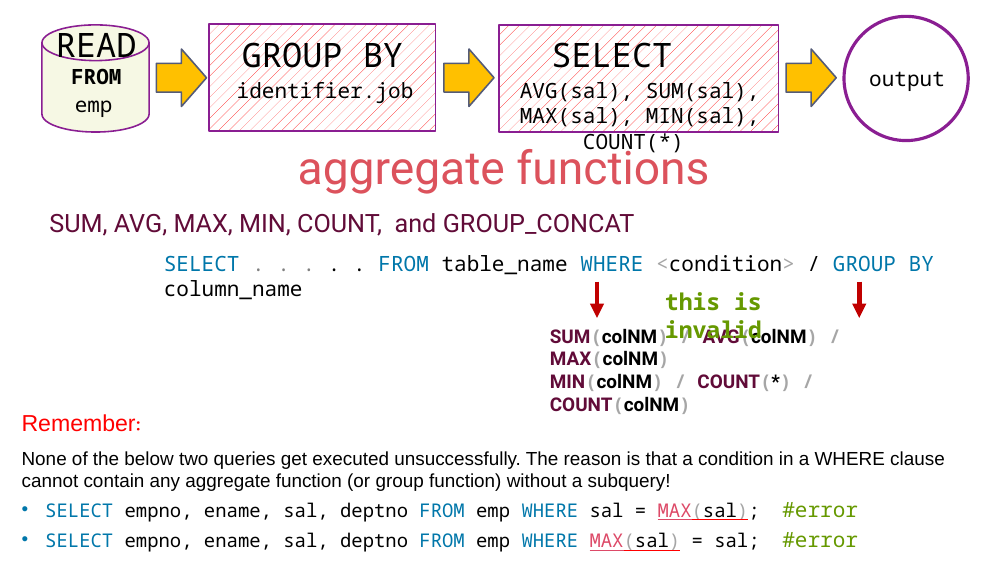
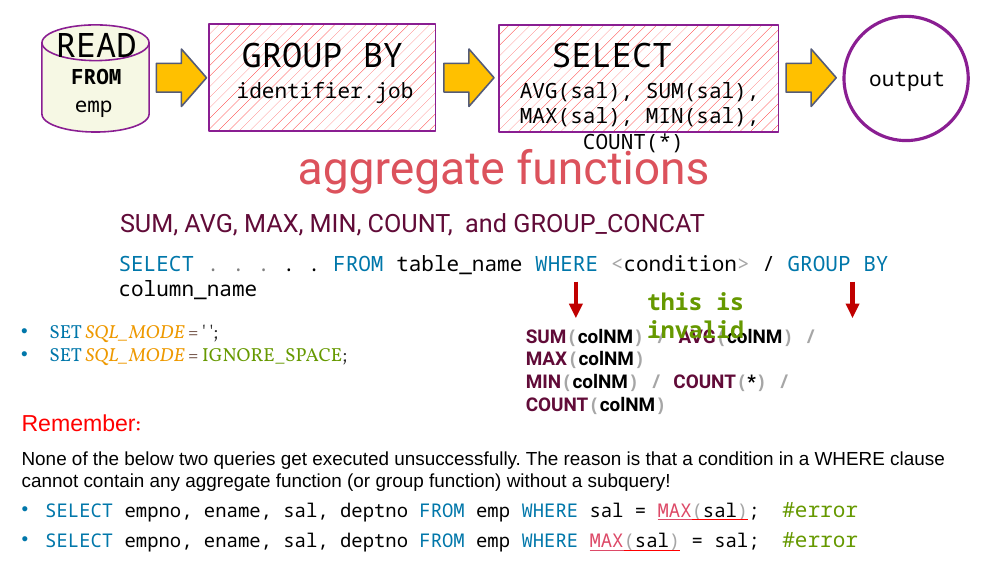
Before and after one commit to shubhamlokhande2147/CDAC-Buddy, a slide deck: slide 158 of DBT/IET MySQL PPT Ver9.pptx. Drawn at 1008x567 pixels with LibreOffice and Linux fonts; fonts in the diff are those of the drawing. Boxes give left, top, right and bottom in pixels: in the first picture for what was removed or moved away, otherwise in the second. Text is boxed around its words. In the diff, an @@ line names an element or a change of style, - is before the commit and + after.

```diff
--- a/DBT/IET MySQL PPT Ver9.pptx
+++ b/DBT/IET MySQL PPT Ver9.pptx
@@ text "SUM, AVG, MAX, MIN, COUNT, ...": place and size @@
-text "SUM, AVG, MAX, MIN, COUNT, ..." at bbox=[49, 213, 635, 236]
+text "SUM, AVG, MAX, MIN, COUNT, ..." at bbox=[120, 213, 705, 236]
@@ text "SELECT . . . . ...": place and size @@
-text "SELECT . . . . ..." at bbox=[164, 255, 934, 300]
+text "SELECT . . . . ..." at bbox=[119, 255, 888, 300]
@@ arrow moved from (597, 281) - (597, 318) to (576, 281) - (576, 318) @@
@@ text "this is invalid": place and size @@
-text "this is invalid" at bbox=[665, 292, 762, 343]
+text "this is invalid" at bbox=[647, 292, 744, 343]
@@ arrow moved from (860, 281) - (860, 318) to (853, 281) - (853, 318) @@
@@ text added at bbox=[49, 325, 347, 365], 18 pt, text #EE9900 @@
+• SET SQL_MODE = ' ';
+• SET SQL_MODE = IGNORE_SPACE;
@@ text "SUM(colNM) / AVG(colNM) / MAX(colNM)": place and size @@
-text "SUM(colNM) / AVG(colNM) / MAX(colNM)" at bbox=[550, 325, 818, 414]
+text "SUM(colNM) / AVG(colNM) / MAX(colNM)" at bbox=[526, 325, 794, 414]
```
Also in this commit, not shown: 12 other slides changed, 52 slides added, 1 other file.
